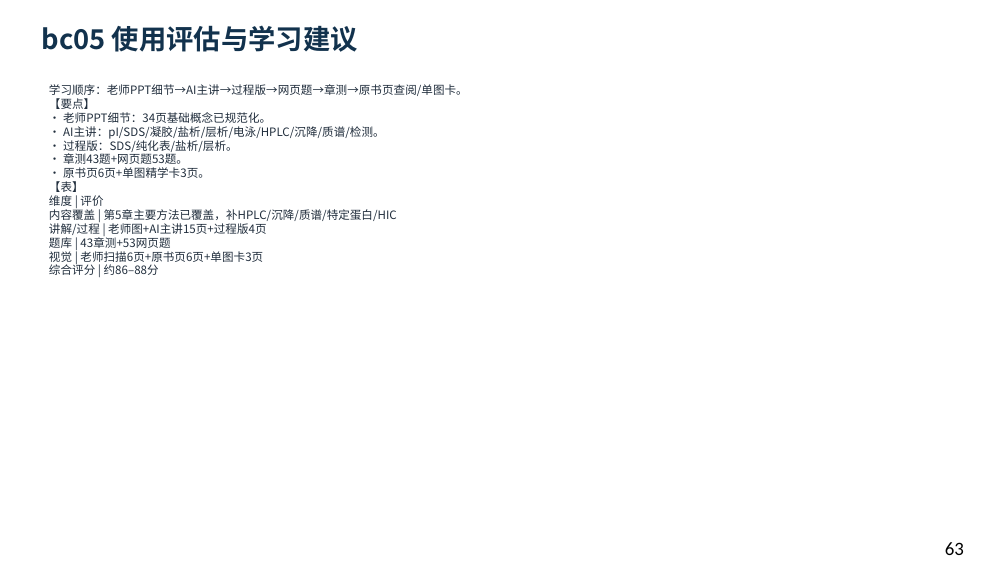
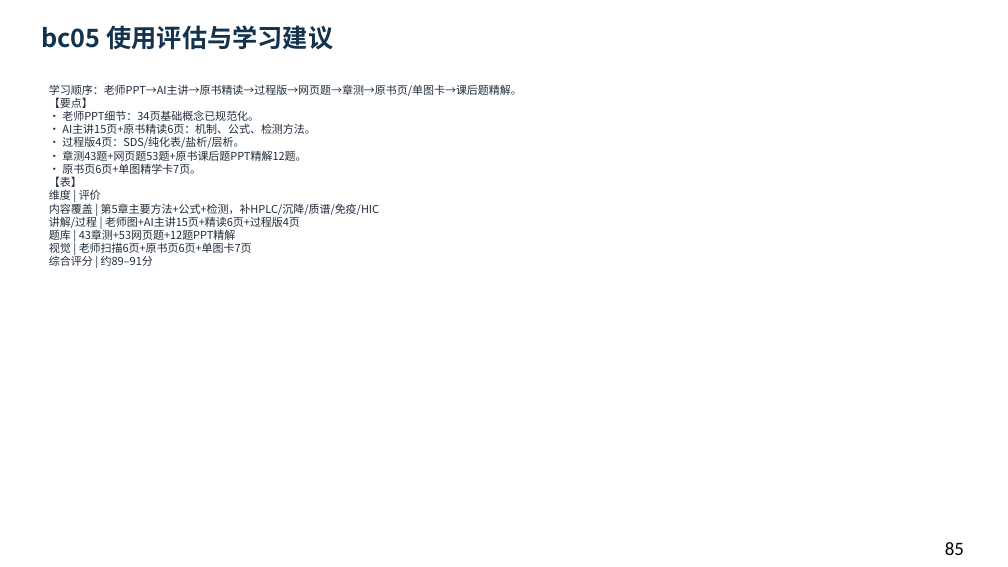
Before and after one commit to newkan-li/Biochemistry, a slide deck: slide 85 of downloads/bc05-ai-style.pptx (slide 63 before the commit). Drawn at 1008x567 pixels with LibreOffice and Linux fonts; fonts in the diff are those of the drawing. Boxes give left, top, right and bottom in pixels: in the first picture for what was removed or moved away, otherwise in the second. Text is boxed around its words. In the diff, an @@ line names an element or a change of style, - is before the commit and + after.

Commit message:
bc05补原书精读6页+单图卡4页+12道课后题PPT精解;扩展至85页;版本20261112az

```diff
--- a/downloads/bc05-ai-style.pptx
+++ b/downloads/bc05-ai-style.pptx
@@ text "bc05 使用评估与学习建议" at (41, 25, 333, 50): size 26 to 24 pt @@
@@ text at (49, 84, 522, 266): text changed; size 11 to 10.5 pt @@
-学习顺序：老师PPT细节→AI主讲→过程版→网页题→章测→原书页查阅/单图卡。
-【要点】
-• 老师PPT细节：34页基础概念已规范化。
-• AI主讲：pI/SDS/凝胶/盐析/层析/电泳/HPLC/沉降/质谱/检测。
-• 过程版：SDS/纯化表/盐析/层析。
-• 章测43题+网页题53题。
-• 原书页6页+单图精学卡3页。
-【表】
-维度 | 评价
-内容覆盖 | 第5章主要方法已覆盖，补HPLC/沉降/质谱/特定蛋白/HIC
-讲解/过程 | 老师图+AI主讲15页+过程版4页
-题库 | 43章测+53网页题
-视觉 | 老师扫描6页+原书页6页+单图卡3页
-综合评分 | 约86–88分
+学习顺序：老师PPT→AI主讲→原书精读→过程版→网页题→章测→原书页/单图卡→课后题精解。
+【要点】
+• 老师PPT细节：34页基础概念已规范化。
+• AI主讲15页+原书精读6页：机制、公式、检测方法。
+• 过程版4页：SDS/纯化表/盐析/层析。
+• 章测43题+网页题53题+原书课后题PPT精解12题。
+• 原书页6页+单图精学卡7页。
+【表】
+维度 | 评价
+内容覆盖 | 第5章主要方法+公式+检测，补HPLC/沉降/质谱/免疫/HIC
+讲解/过程 | 老师图+AI主讲15页+精读6页+过程版4页
+题库 | 43章测+53网页题+12题PPT精解
+视觉 | 老师扫描6页+原书页6页+单图卡7页
+综合评分 | 约89–91分
@@ text at (945, 542, 964, 555): text changed @@
-63
+85
```
Also in this commit, not shown: 62 other slides changed, 22 slides added, 10 other files.
